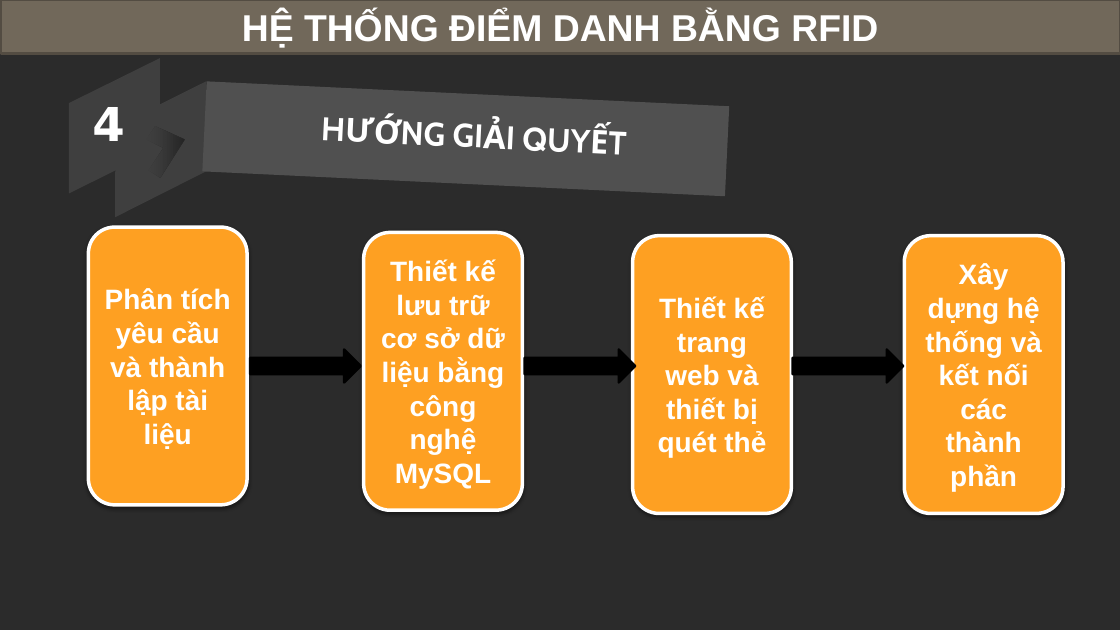
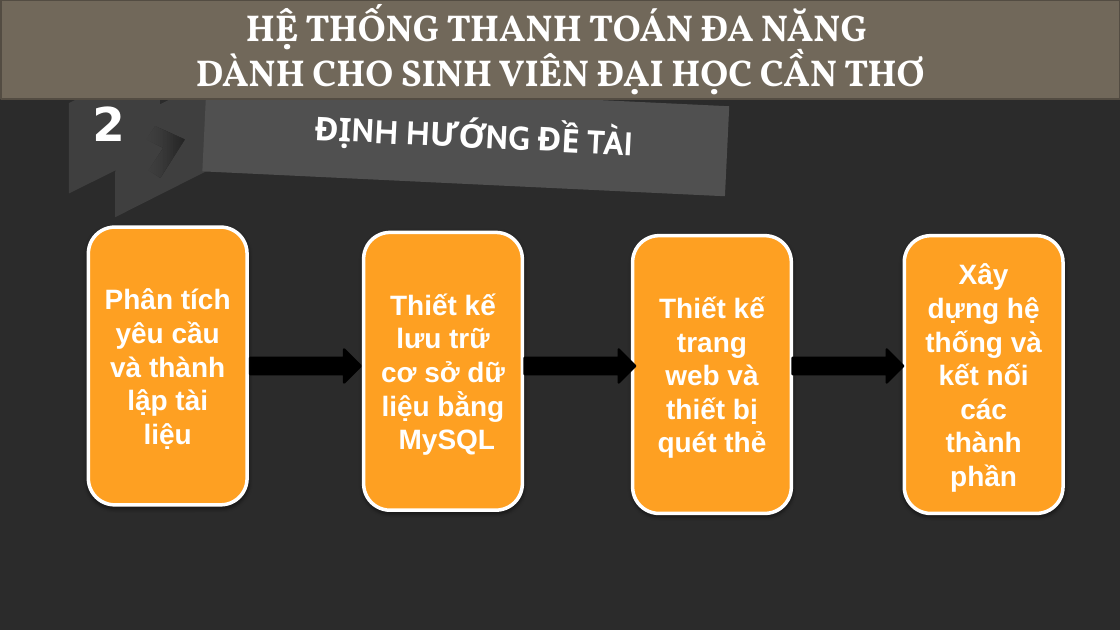
Before and after one commit to iblisbuu/TSV2018-26, a slide deck: slide 11 of documents/Thuyettrinh.pptx (slide 13 before the commit). Drawn at 1120x630 pixels with LibreOffice and Linux fonts; fonts in the diff are those of the drawing; background and template pictures are left out; a plain dark background stands for a picture behind light text. Boxes give left, top, right and bottom in pixels: in the first picture for what was removed or moved away, otherwise in the second. Text is boxed around its words. In the diff, an @@ line names an element or a change of style, - is before the commit and + after.

```diff
--- a/documents/Thuyettrinh.pptx
+++ b/documents/Thuyettrinh.pptx
@@ rectangle added at <box>1,0,1120,99</box>, fill #71685A, outline #544D43 2 pt, 32 pt, text #FFFFFF, bold @@
+HỆ THỐNG THANH TOÁN ĐA NĂNG
+DÀNH CHO SINH VIÊN ĐẠI HỌC CẦN THƠ
@@ text at <box>92,106,124,141</box>: text changed @@
-4
+2
@@ text at <box>537,120,632,156</box>: text changed @@
-HƯỚNG GIẢI QUYẾT
+ĐỊNH HƯỚNG ĐỀ TÀI
@@ text in rounded rectangle at <box>381,293,504,454</box>: text changed @@
-Thiết kế lưu trữ cơ sở dữ liệu bằng công nghệ MySQL
+Thiết kế lưu trữ cơ sở dữ liệu bằng MySQL
```
Also in this commit, not shown: 28 other slides changed, 1 slide added, 11 slides removed.
